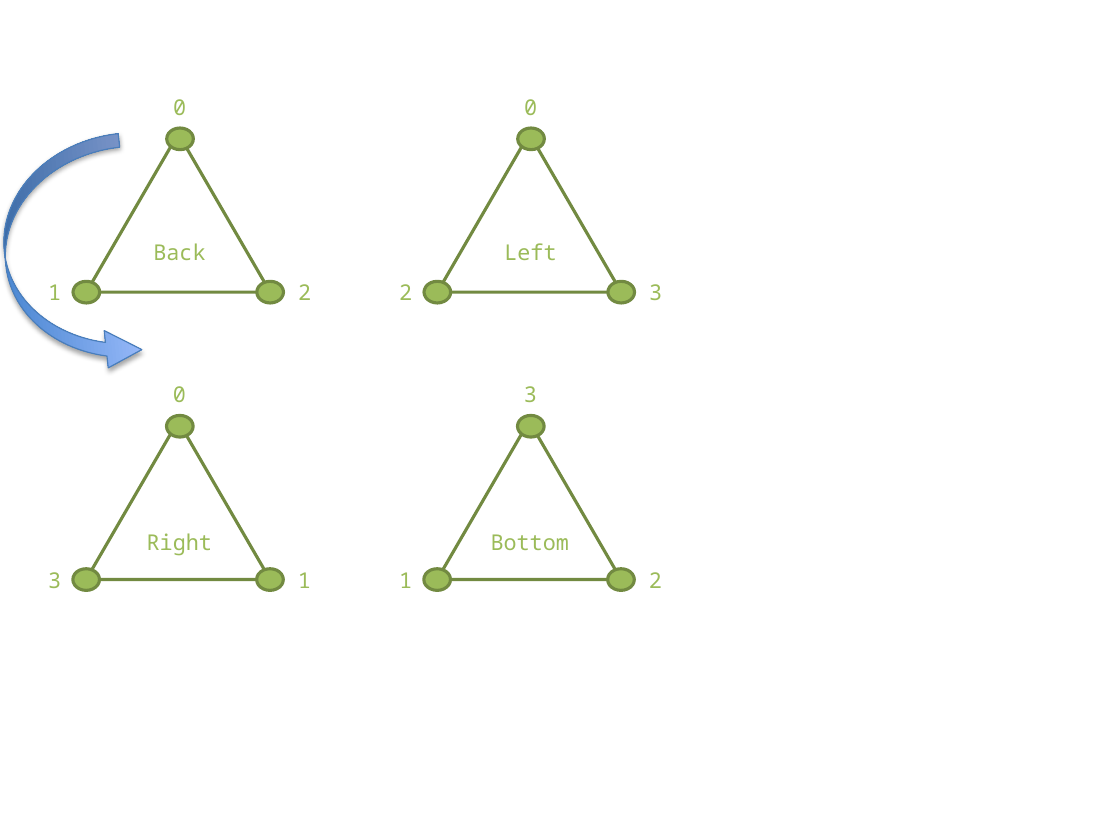
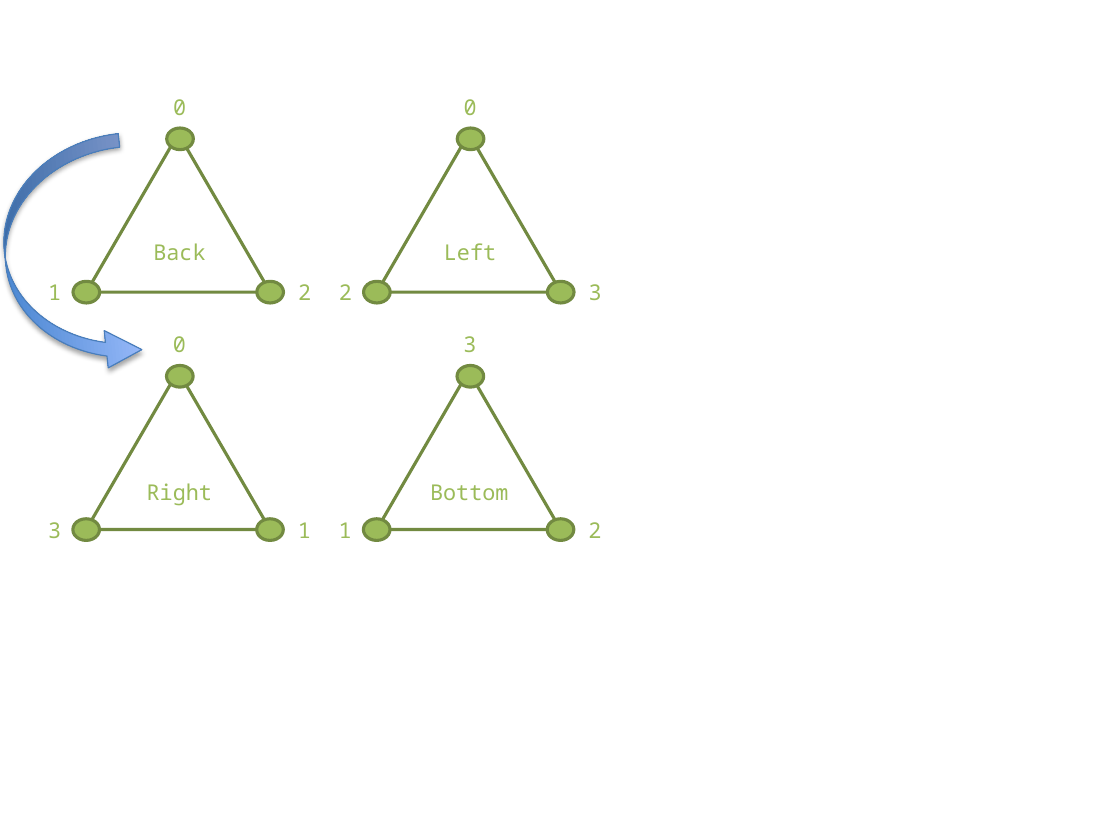
Before and after one commit to barionleg/cesium.wiki.gs, a slide deck: slide 5 of geometryandappearances/figures.pptx. Drawn at 1120x840 pixels with LibreOffice and Linux fonts; fonts in the diff are those of the drawing. Boxes give left, top, right and bottom in pixels: in the first picture for what was removed or moved away, otherwise in the second. Text is boxed around its words. In the diff, an @@ line names an element or a change of style, - is before the commit and + after.

```diff
--- a/geometryandappearances/figures.pptx
+++ b/geometryandappearances/figures.pptx
@@ 4 texts, 3 ellipses, 1 triangle: place and size @@
-4 texts, 3 ellipses, 1 triangle at [399,99,662,302]
+4 texts, 3 ellipses, 1 triangle at [339,99,602,302]
@@ 4 texts, 3 ellipses, 1 triangle: place and size @@
-4 texts, 3 ellipses, 1 triangle at [48,386,311,590]
+4 texts, 3 ellipses, 1 triangle at [48,336,311,540]
@@ 4 texts, 3 ellipses, 1 triangle: place and size @@
-4 texts, 3 ellipses, 1 triangle at [399,386,662,590]
+4 texts, 3 ellipses, 1 triangle at [339,336,601,540]
```
Also in this commit, not shown: 3 slides added, 6 other files.
